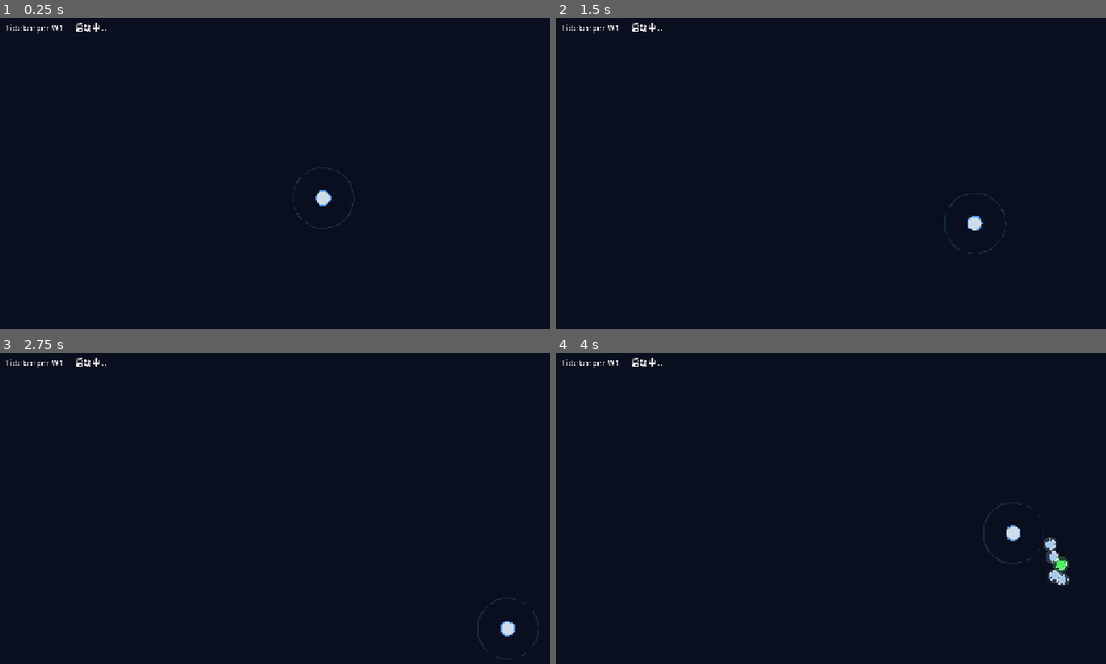
Above: before the commit, frames 1-4 (two rows, left to right).
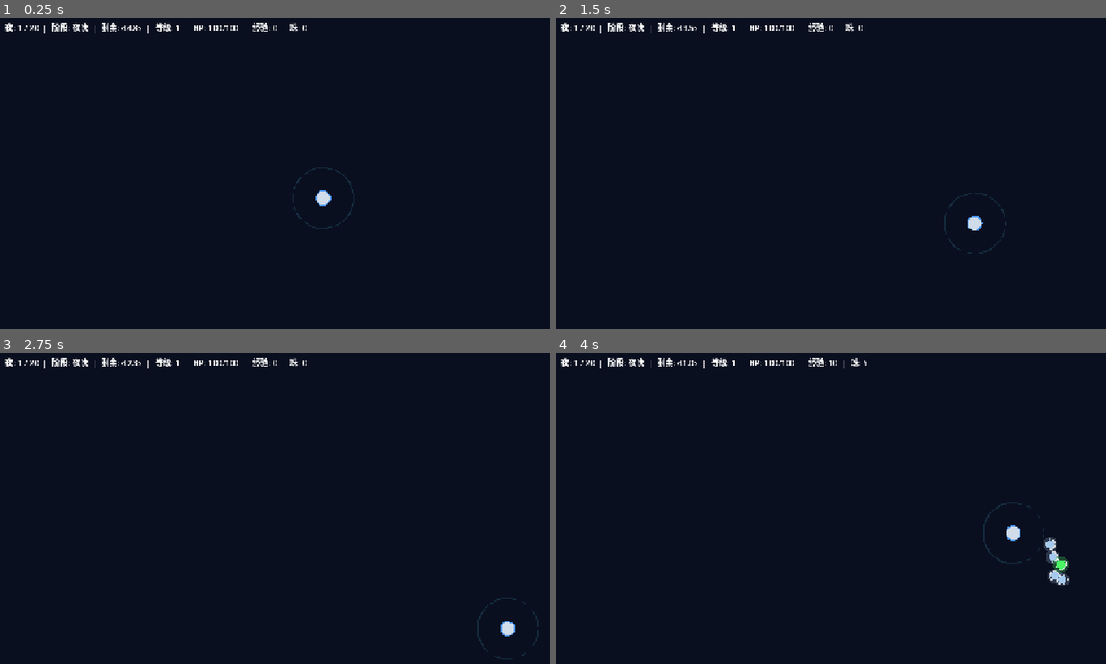
Above: after the commit, the same moments.

Repository: guohaiyang14-cyber/Tidekeeper
Game: Godot game, scene res://scenes/main.tscn
Two runs of this game, one before a commit and one after it. Both use one fixed random seed, a clock stepped at 60 frames per second and the inputs below.
Inputs:
- Up to frame 1 (0.25 s): no input
- Up to frame 2 (1.5 s): tap Enter at 0.5 s; hold D (move_right) 0.53-1.28 s; hold 1 (choose_1) 0.53-1.28 s; hold S (move_down) from 1.28 s (still down); tap 2 (choose_2) at 1.35 s
- Up to frame 3 (2.75 s): release S (move_down) at 2.03 s; hold D (move_right) from 2.03 s (still down); hold 3 (choose_3) from 2.03 s (still down)
- Up to frame 4 (4 s): release D (move_right) at 2.78 s; release 3 (choose_3) at 2.78 s; hold W (move_up) 2.78-3.53 s; tap E (interact) at 2.85 s; hold A (move_left) from 3.53 s (still down); hold R (reroll) from 3.53 s (still down)

The runs differ from the first frame. In frame 1, 0.6% of the frame differs, in the area x 0-56%, y 1-5%; in frame 2, 0.6%; in frame 3, 0.6%; in frame 4, 0.6%.
Error before the commit: Trying to assign value of type 'Control' to a variable of type 'shop_ui.gd'. (res://scripts/world/world.gd:27)
Error after the commit: Assertion failed: [World] weapons.json 未加载 (res://scripts/world/world.gd:92)

Commit message:
feat(shopui): 为ShopUI节点添加关联脚本
为游戏主场景的ShopUI控件节点挂载了商店UI脚本，完善商店界面的功能关联

Diff:
--- a/godot_project/scenes/main.tscn
+++ b/godot_project/scenes/main.tscn
@@ -124,6 +124,7 @@
 visible = false
 
 [node name="ShopUI" type="Control" parent="UI"]
+script = ExtResource("22_shopui")
 visible = false
 layout_mode = 3
 anchors_preset = 15
